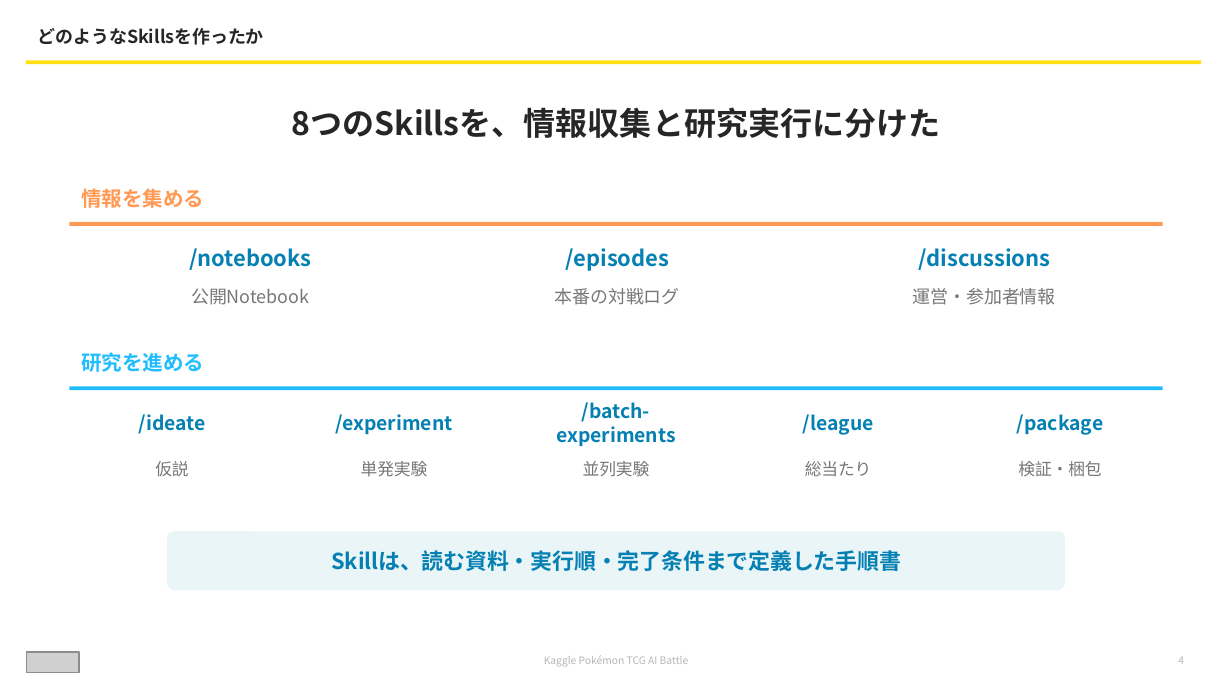
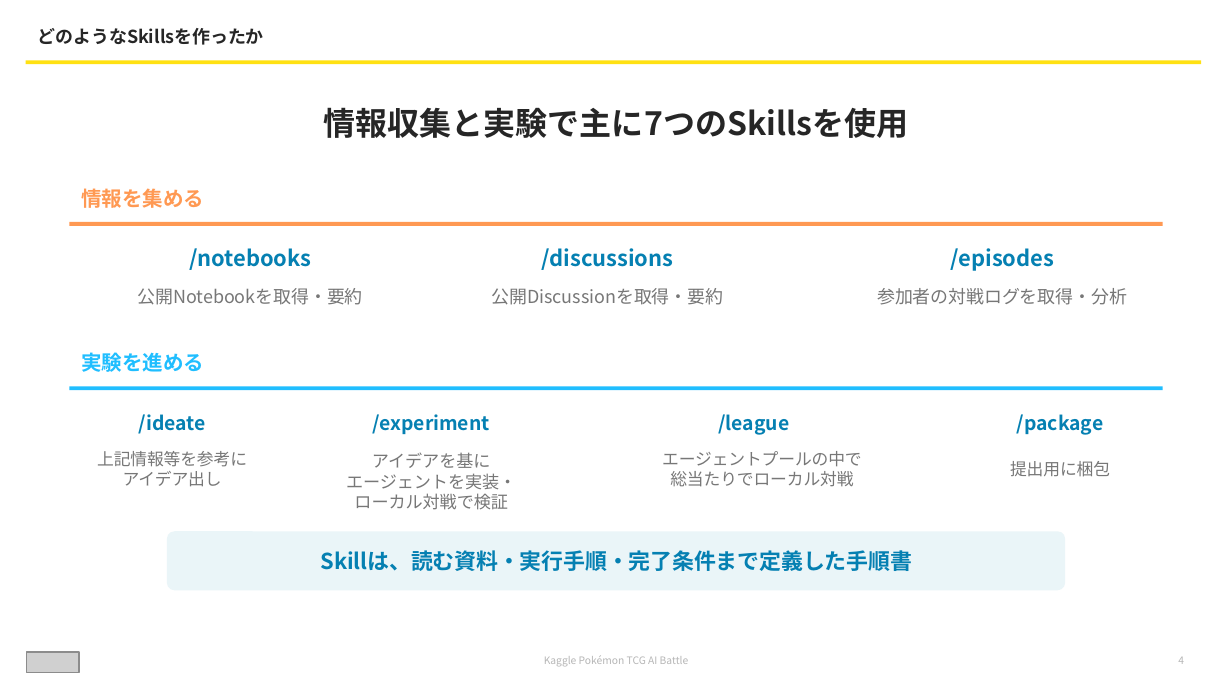
Before and after one commit to inumaru9n/pokemon_tcg, a slide deck: slide 4 of presentations/kaggle_pokeca_claude_code.pptx. Drawn at 1232x693 pixels with LibreOffice and Linux fonts; fonts in the diff are those of the drawing; grey boxes stand for pictures. Boxes give left, top, right and bottom in pixels: in the first picture for what was removed or moved away, otherwise in the second. Text is boxed around its words. In the diff, an @@ line names an element or a change of style, - is before the commit and + after.

```diff
--- a/presentations/kaggle_pokeca_claude_code.pptx
+++ b/presentations/kaggle_pokeca_claude_code.pptx
@@ text at (324,107,908,138): text changed @@
-8つのSkillsを、情報収集と研究実行に分けた
+情報収集と実験で主に7つのSkillsを使用
@@ text "/discussions": place and size @@
-text "/discussions" at (919,248,1050,270)
+text "/discussions" at (542,248,673,270)
@@ text "/episodes": place and size @@
-text "/episodes" at (566,248,669,271)
+text "/episodes" at (951,248,1054,271)
@@ text at (138,288,363,305): text changed @@
-公開Notebook
+公開Notebookを取得・要約
@@ text at (492,288,724,305): text changed @@
-運営・参加者情報
+公開Discussionを取得・要約
@@ text at (877,288,1127,305): text changed @@
-本番の対戦ログ
+参加者の対戦ログを取得・分析
@@ text at (81,352,204,372): text changed @@
-研究を進める
+実験を進める
@@ text "/experiment": place and size @@
-text "/experiment" at (335,414,452,434)
+text "/experiment" at (373,414,490,434)
@@ text removed at (556,402,675,446) @@
-/batch-
-experiments
@@ text "/league": place and size @@
-text "/league" at (803,414,874,435)
+text "/league" at (718,414,789,435)
@@ text at (97,451,247,487): text changed @@
-仮説
+上記情報等を参考に
+アイデア出し
@@ text at (346,452,516,510): text changed; size 9.8 to 10 pt @@
-単発実験
+アイデアを基に
+エージェントを実装・
+ローカル対戦で検証
@@ text removed at (583,461,650,477) @@
-並列実験
@@ text at (662,451,862,487): text changed @@
-総当たり
+エージェントプールの中で総当たりでローカル対戦
@@ text at (1010,461,1110,477): text changed @@
-検証・梱包
+提出用に梱包
@@ text in rounded rectangle at (320,550,912,571): text changed @@
-Skillは、読む資料・実行順・完了条件まで定義した手順書
+Skillは、読む資料・実行手順・完了条件まで定義した手順書
```
Also in this commit, not shown: 10 other slides changed, 1 slide added, 1 slide removed.
